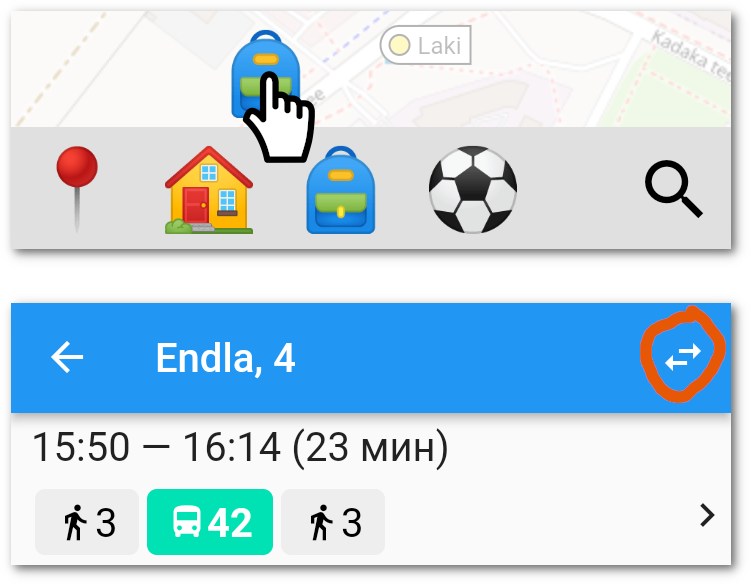
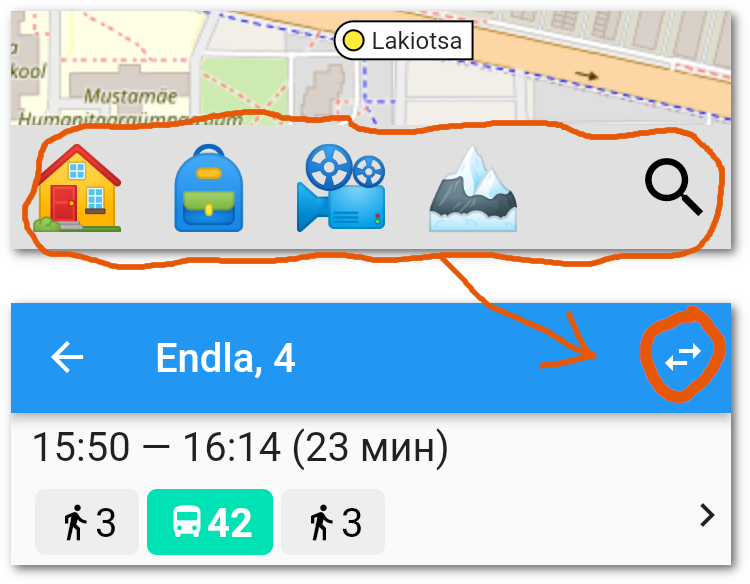
Layer changes from the first 750px x 584px image to the second:
added layer "bookmarks" above "Pasted Layer #1" over [22, 109, 725, 369]
added layer "Pasted Layer #3" above "1024px-Pointing_hand_cursor_vector.svg.png" over [11, 11, 731, 249]
hid "1024px-Pointing_hand_cursor_vector.svg.png", moved it above "Pasted Layer #2" over [242, 71, 315, 163]
hid "Pasted Layer #2" over [11, 11, 731, 249]
